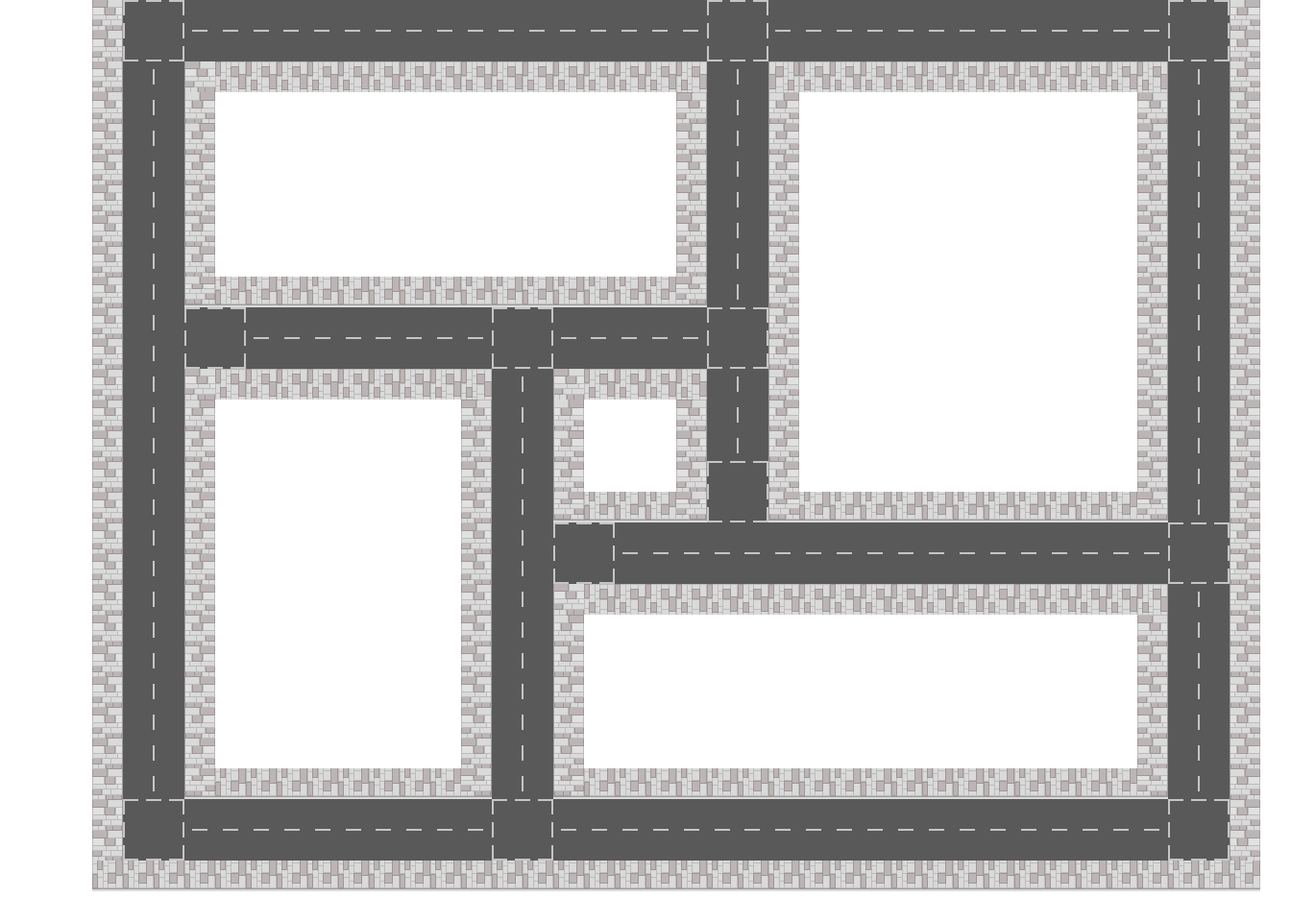
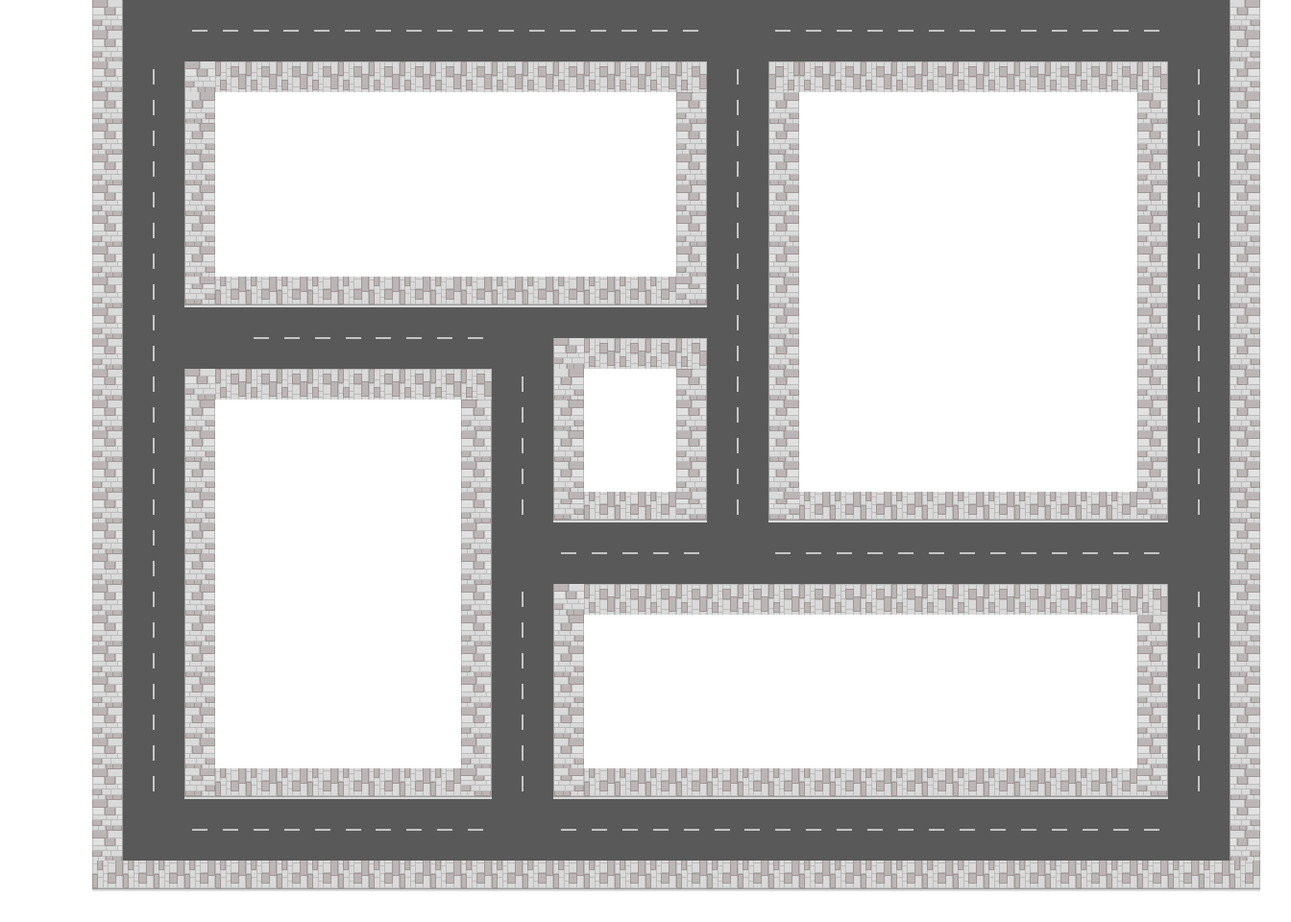
Comparing the layer stacks of the two 1291×922 images. Changes:
removed group "Roads" (3 layers) over [122, 0, 1230, 861]
removed layer "ConnectingRoads" from group "Roads" over [122, 0, 1230, 861]
moved "Sidewalks" out of group "SideWalks", painted on it over [122, 0, 1230, 861]
renamed "VerticalRoad1" to "Roads", moved it out of group "Roads", painted on it over [122, 0, 1230, 861]
removed layer "HorizontalRoad1" from group "Roads" over [184, 0, 769, 861]
removed group "SideWalks" (1 layers) over [122, 0, 1230, 861]
hid "Background" over [122, 0, 1230, 861]
